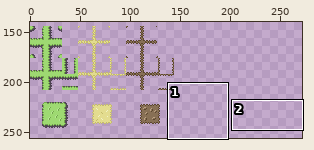
Sprite sheet, stored at Assets/Sprites/worldSpriteSheet.png. Above, an overview of the earlier version with the close-up marked.
Close-up. As it was:
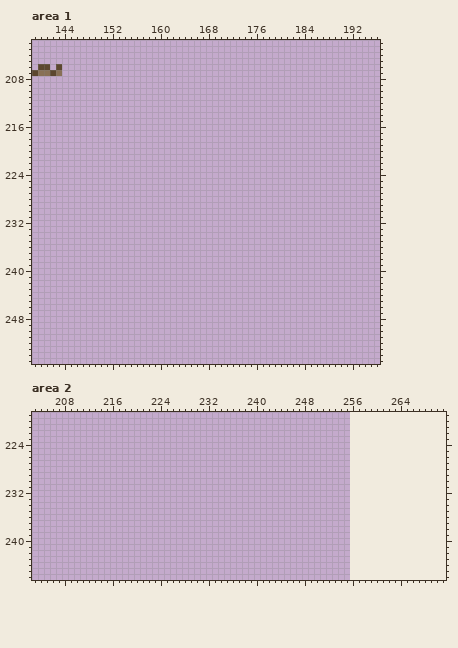
The file is 256x256 pixels. Shown: area 1: x 139..196, y 202..255; area 2: x 203..271, y 219..246. The old version is drawn lined up with the new one, on the new canvas. The wide view leaves out empty margins.
Once edited:
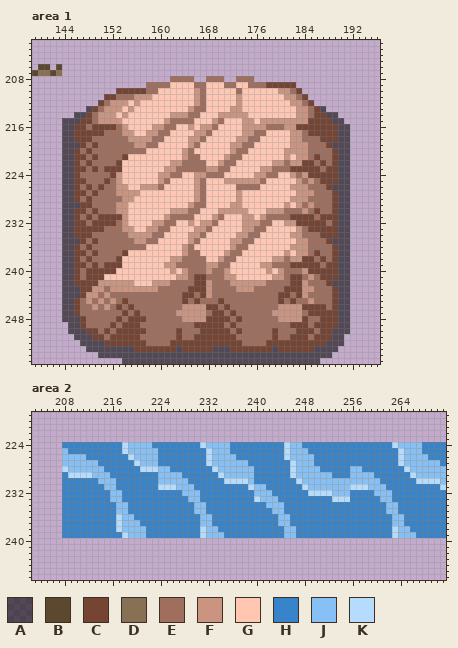
Palette (. is transparent): A #00000093  B #5c472f  C #754433  D #887055  E #9f6e5c  F #ca9481  G #ffc6b1  H #3884ca  J #87c0f4  K #b5dcff
The edit:
canvas 256x256 -> 272x256
Area 1:
y 208: x 162..165 .... -> EEEE; x 168..170 ... -> EEE; x 173..175 ... -> EEE
y 209: x 158..182 ......................... -> EEEEGGGGEEGGGEEGGEEECCCCC
y 210: x 153..183 ............................... -> CCCCCEEGGGGGGFEGGGGGEGGGGGGFFEC
y 211: x 151..184 .................................. -> CCEEEFFFGGGGGGGFEGGGGGFGGGGGGGFFEC
y 212: x 150..185 .................................... -> CEFFFGFGGGGGGGGGFEGGGGGFGGGGGGGGFFEC
y 213: x 148..187 ........................................ -> ACEFFFGFGGGGGGGGGFEEGGGGFFGGGGGGGGGFFECA
y 214: x 146..189 ............................................ -> AACEFFFGFGGGGGGGFFFEEGGGFFFFFGGGGGGGGFFECCAA
y 215: x 144..190 ............................................... -> AAACCEFFFFGGGGGGGFEEEEGGGFEGGGFFGFFFFFFFFCCCCAA
y 216: x 144..191 ................................................ -> AACCECCCCEFGGGGFFEEGGFGFFEGGGGFFFFEEEFFCCCCCCCAA
y 217: x 144..191 ................................................ -> AACCCCCEEEFFGGFFEEGGGGFFEGGGGGFFEEGGGGFFECCCCCAA
y 218: x 144..191 ................................................ -> AACCCEEEEEEFFFFEEGGGGFFEGGGGGFFEEGGGGGFFEEECCCAA
y 219: x 144..191 ................................................ -> AAACECEEEEEEFFEEGGGGGFEGGGGGFFEEGGGGGGFFFEEECAAA
y 220: x 144..191 ................................................ -> AACECEEEEEEEEEGGGGGGFEGGGGGGFEEGGGGGGFFFFEEEECAA
y 221: x 144..191 ................................................ -> AACCECEEEECGGGGGGGGGFEEGGGGFEEGGGGGGGFGFFECEECAA
y 222: x 144..191 ................................................ -> AACECEEEECGGGGGGGGFFEEEEGGFEEGGGGGGFFEFFCCECECAA
y 223: x 144..191 ................................................ -> AACCECECCCGGGGGGGFFEEEEEFFEEGGGGGFFEEECCCCCECCAA
y 224: x 144..191 ................................................ -> AACEEEEECFGGGGGGFFEEGGFFEEEGGGGGFFEEGGFEFCCCCCAA
y 225: x 144..191 ................................................ -> AACCEEECEFGGGGGGFEGGGGFEGGGFFFFFFEGGGGGFEFECCCAA
y 226: x 144..191 ................................................ -> AACECECEEFFGGFFFEGGGGGFEGGGGGEEEEGGGGGFFFEEECAAA
y 227: x 144..191 ................................................ -> AACCECEEEFFFFGGGGGGGGGFEGGGGGFGGGGGGGGGFFFEEECAA
y 228: x 144..191 ................................................ -> AACECEEEEEFFGGGGGGGGGGFEGGGGGFGGGGGGGGFFFEEEECAA
y 229: x 144..191 ................................................ -> AAACCEEEEFFGGGGGGGGGGFEEGGGGFFGGGGGGGFGFEFEEECAA
y 230: x 144..191 ................................................ -> AACCECEEEFFGGGGGGGFFFEEGGGFFFFFGGGFFFEEEFECEECAA
y 231: x 144..191 ................................................ -> AACECECCCCFGGGGGGFEEEEGGGFEGGGFFGFEEEECCCCECCCAA
y 232: x 144..191 ................................................ -> AACCECCCCEFGGGGFFEEGGFGFFEGGGGFFFEEGGFFCCCCCECAA
y 233: x 144..191 ................................................ -> AACCCCCEEEFFGGFFEEGGGGFFEGGGGGFFEEGGGGGFECCCCCAA
y 234: x 144..191 ................................................ -> AACCCEEEEEEFFFFEEGGGGFFEGGGGGFFEEGGGGGFFEEECCCAA
y 235: x 144..191 ................................................ -> AAACECEEEEEEFFEEGGGGGFEGGGGGFFEEGGGGGGGFFEEECAAA
y 236: x 144..191 ................................................ -> AACECEEEEEEEEEGGGGGGFEGGGGGGFEEGGGGGGGFFFEEEECAA
y 237: x 144..191 ................................................ -> AACCECEEEECGGGGGGGGGFEEGGGGFEEGGGGGGGFGFFECEECAA
y 238: x 144..191 ................................................ -> AACECEEEECGGGGGGGGFFEEEEGGFEEGGGGGGFFEFFCCECECAA
y 239: x 144..191 ................................................ -> AACCECECCCGGGGGGGFFEEEEEFFEEGGGGGFFEEECCCCCECCAA
y 240: x 144..191 ................................................ -> AACECCCCCGGGGGGGGGFGFEEEFEEFGGGGGGFGFEEEFCCCCCAA
y 241: x 144..191 ................................................ -> AACECCCGGGGGGGGGGGGFFECCEEEFFGGGGGGFFECCEFECCCAA
y 242: x 144..191 ................................................ -> AACCCCFFFFFFGGGFFFEEEECCFEEEFFFFFFEEEECCFEEECAAA
y 243: x 144..191 ................................................ -> AAACCFFEFFFFFFFFEEEEECCCFEEEEFFFEEEEECCCFFEEECAA
y 244: x 144..191 ................................................ -> AAACFFEFEEEEEEEEEEEECCECFEEEEEEEEEEECCECFEEEECAA
y 245: x 144..191 ................................................ -> AACEFEFEFECEEEEEEEEECECEEECEEEEEEEEECECEEFEEECAA
y 246: x 144..191 ................................................ -> AACEEFEFECECEEEEEEEEFFFFCCECEEEEEEEEFFFFCCCCECAA
y 247: x 144..191 ................................................ -> AACEEEEEEECECEEEEEEFFFFFECCECEEEEEEFFFFFECCCCCAA
y 248: x 144..191 ................................................ -> AAACEEEEECECCCEEEEEEFFFFCCCCECEEEEEEFFFFCEECCCAA
y 249: x 145..191 ............................................... -> AACEEEECECCCEEEEEEEEECCCCCECEEEEEEEEECCCECCCCAA
y 250: x 145..191 ............................................... -> AAACCECECCCCCEEEEECEEECCCCCECEEEEECEEECCCECCAAA
y 251: x 146..190 ............................................. -> AAACCECCCCCEEEEEECEECCCCCCCEEEEEECEECCCECCCAA
y 252: x 147..190 ............................................ -> AAAACCCCCCCEEEECCCCCCCCCCCCEEEECCCCCCCCCCAAA
y 253: x 148..189 .......................................... -> AAAAAAAACCCCCCCACCCCCAAACCCCCCCACCCCCCAAAA
y 254: x 150..188 ....................................... -> AAAAAAAAAAAAAAAAAAAAAAAAAAAAAAAAAAAAAAA
y 255: x 154..186 ................................. -> AAAAAAAAAAAAAAAAAAAAAAAAAAAAAAAAA
Area 2:
y 224: x 208..271 ................................................................ -> HHHHHHHHHHKJJJJHHHHHHHHKJJJJHHHHHHHHHKJJHHHHHHHHHHHHHHHKJJJJHHHH
y 225: x 208..271 ................................................................ -> JHHHHHHHHHKJJJJJHHHHHHHHKJJJHHHHHHHHHKJJJHHHHHHHHHHHHHHHKJJJHHHH
y 226: x 208..271 ................................................................ -> JJJJHHHHHHHKJJJJHHHHHHHHKJJJJHHHHHHHHKJJJJHHHHHHHHHHHHHHKJJJJHHH
y 227: x 208..271 ................................................................ -> JJJJJJHHHHHHKJJJHHHHHHHHKJJJJJJHHHHHHHKJJJHHHHHHHHHHHHHHKJJJJJJH
y 228: x 208..271 ................................................................ -> KJJJJJJHHHHHHKKKJJHHHHHHHKJJJJJJHHHHHHKJJJJHHHHHJJHHHHHHHKJJJJJJ
y 229: x 208..271 ................................................................ -> HKKKKJJJHHHHHHHHJJJJHHHHHHKJJJJJHHHHHHKJJJJJJHHHJJJJHHHHHHKJJJJJ
y 230: x 208..271 ................................................................ -> HHHHHHJJJHHHHHHHJJJJJHHHHHHKKKKJHHHHHHHKJJJJJJJJJJJJJHHHHHHKKKKJ
y 231: x 208..271 ................................................................ -> HHHHHHHJJHHHHHHHKKKJJJHHHHHHHHHKJJHHHHHHKJJJJJJJKKKJJJHHHHHHHHHK
y 232: x 208..271 ................................................................ -> HHHHHHHHJJHHHHHHHHHHJJJHHHHHHHHHJJJHHHHHHKKKKJJJHHHHJJJHHHHHHHHH
y 233: x 208..271 ................................................................ -> HHHHHHHHJJHHHHHHHHHHHJJHHHHHHHHHKJJJHHHHHHHHHKKKHHHHHJJHHHHHHHHH
y 234: x 208..271 ................................................................ -> HHHHHHHHHJJHHHHHHHHHHHJJHHHHHHHHHHJJJHHHHHHHHHHHHHHHHHJJHHHHHHHH
y 235: x 208..271 ................................................................ -> HHHHHHHHHJJHHHHHHHHHHHJJHHHHHHHHHHHJJHHHHHHHHHHHHHHHHHJJHHHHHHHH
y 236: x 208..271 ................................................................ -> HHHHHHHHHKJJHHHHHHHHHHHJJHHHHHHHHHHHJJHHHHHHHHHHHHHHHHHJJHHHHHHH
y 237: x 208..271 ................................................................ -> HHHHHHHHHKJJJHHHHHHHHHHJJHHHHHHHHHHHJJHHHHHHHHHHHHHHHHHJJHHHHHHH
y 238: x 208..271 ................................................................ -> HHHHHHHHHKJJJJHHHHHHHHHKJJHHHHHHHHHHHJJHHHHHHHHHHHHHHHHKJJHHHHHH
y 239: x 208..271 ................................................................ -> HHHHHHHHHHKJJJHHHHHHHHHKJJJHHHHHHHHHHJJHHHHHHHHHHHHHHHHKJJJHHHHH
Changed places in both close-ups, as pixel boxes (x1, y1, x2, y2):
added: (62, 76, 350, 364)
added: (62, 442, 446, 538)
